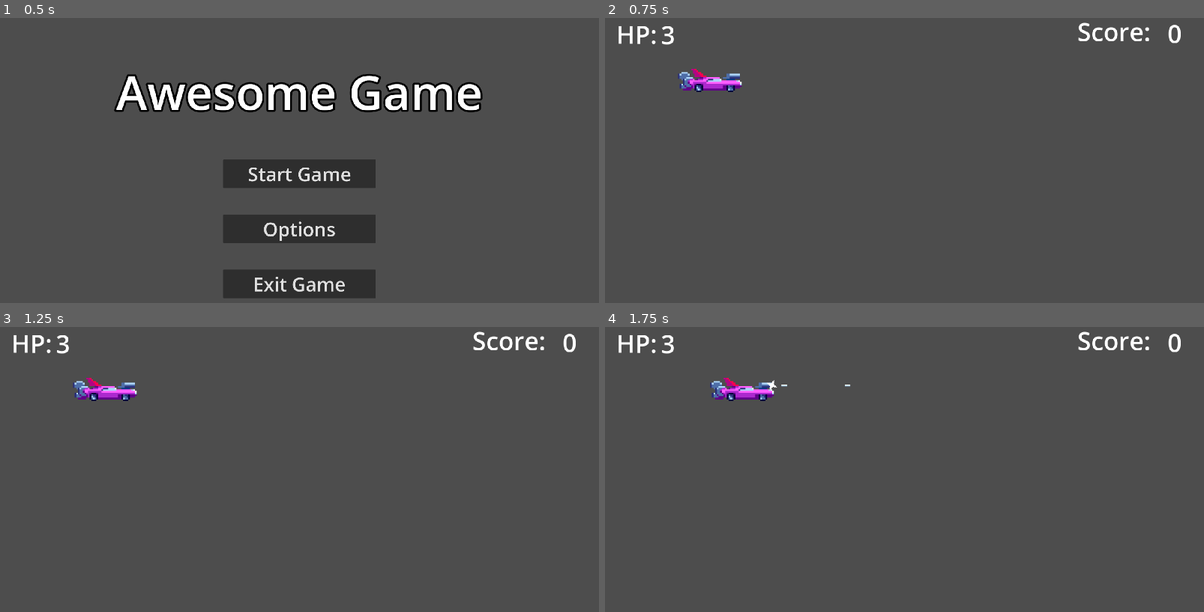
Above: before the commit, frames 1-4 (two rows, left to right).
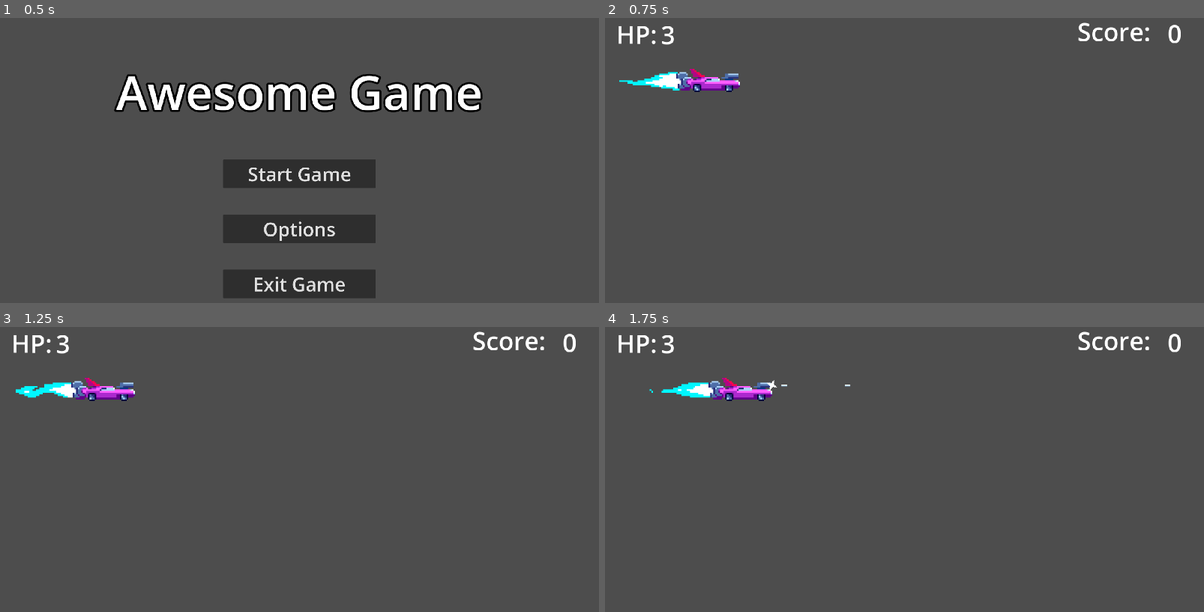
Above: after the commit, the same moments.

Repository: P0ddy/Project-Bentley
Game: Godot game, scene res://Scenes/Menu/main_menu.tscn
Two runs of this game, one before a commit and one after it. Both use one fixed random seed, a clock stepped at 60 frames per second and the inputs below.
Inputs:
- Up to frame 1 (0.5 s): no input
- Up to frame 2 (0.75 s): click "Start Game" at 0.5 s
- Up to frame 3 (1.25 s): no input
- Up to frame 4 (1.75 s): hold D (right) from 1.28 s (still down); hold Space (shoot) from 1.28 s (still down)

Frame 1 is identical in both runs. In frame 2, 0.6% of the frame differs, in the area x 2-23%, y 17-26%; in frame 3, 0.6%; in frame 4, 0.6%.

Commit message:
Adding DamageEffect for Player

Diff:
--- a/Scenes/MainScene/enemy.tscn
+++ b/Scenes/MainScene/enemy.tscn
@@ -113,7 +113,7 @@
 sprite_frames = SubResource("SpriteFrames_kso04")
 animation = &"Idle"
 autoplay = "Idle"
-frame_progress = 0.418176
+frame_progress = 0.0795094
 
 [node name="Spawnpos" type="Marker2D" parent="."]
 position = Vector2(-63, 30)
--- a/Scenes/MainScene/player.gd
+++ b/Scenes/MainScene/player.gd
@@ -5,6 +5,7 @@
 
 @onready var spawnpos = $SpawnPosition
 @onready var muzzleflash = $MuzzleFlashAnimation
+@onready var car_sprite = $AnimatedSprite
 
 const ACCELERATION = 1000
 const FRICTION = 600
@@ -56,6 +57,14 @@
 func player_hit():
 	health -= 1
 	Global.health -= 1
+
+
+	$AnimatedSprite.modulate = Color.DARK_RED
+	await get_tree().create_timer(0.1).timeout
+	$AnimatedSprite.modulate = Color.WHITE
+
+
+
 	if health == 0:
 		get_tree().change_scene_to_file("res://Scenes/Menu/game_over.tscn")
 		queue_free()
--- a/Scenes/MainScene/player.tscn
+++ b/Scenes/MainScene/player.tscn
@@ -1,12 +1,69 @@
-[gd_scene load_steps=8 format=3 uid="uid://bffmd8v2aatj"]
+[gd_scene load_steps=26 format=3 uid="uid://bffmd8v2aatj"]
 
 [ext_resource type="Script" path="res://Scenes/MainScene/player.gd" id="1_u2hrs"]
 [ext_resource type="Texture2D" uid="uid://bqroux18ckpri" path="res://Assets/Cars/StandardCar/Car1-driving-idle-Shee-WITHOUT-FLAMEt.png" id="2_acln5"]
 [ext_resource type="Texture2D" uid="uid://0y15fyppumw6" path="res://Assets/muzzle3.png" id="3_fca2x"]
+[ext_resource type="Texture2D" uid="uid://dp0lapmy514bb" path="res://Assets/Cars/StandardCar/Car1-driving-idle-Sheet-FLAME-ONLY.png" id="3_rrcaj"]
+
+[sub_resource type="AtlasTexture" id="AtlasTexture_fidsd"]
+atlas = ExtResource("2_acln5")
+region = Rect2(0, 0, 74, 14)
+
+[sub_resource type="AtlasTexture" id="AtlasTexture_a28w1"]
+atlas = ExtResource("2_acln5")
+region = Rect2(74, 0, 74, 14)
+
+[sub_resource type="AtlasTexture" id="AtlasTexture_d1ajh"]
+atlas = ExtResource("2_acln5")
+region = Rect2(148, 0, 74, 14)
+
+[sub_resource type="AtlasTexture" id="AtlasTexture_bl1uc"]
+atlas = ExtResource("2_acln5")
+region = Rect2(222, 0, 74, 14)
+
+[sub_resource type="AtlasTexture" id="AtlasTexture_hcs4y"]
+atlas = ExtResource("2_acln5")
+region = Rect2(296, 0, 74, 14)
+
+[sub_resource type="AtlasTexture" id="AtlasTexture_oebgn"]
+atlas = ExtResource("2_acln5")
+region = Rect2(370, 0, 74, 14)
+
+[sub_resource type="AtlasTexture" id="AtlasTexture_li5d4"]
+atlas = ExtResource("2_acln5")
+region = Rect2(444, 0, 74, 14)
+
+[sub_resource type="AtlasTexture" id="AtlasTexture_1nikb"]
+atlas = ExtResource("2_acln5")
+region = Rect2(518, 0, 74, 14)
 
 [sub_resource type="SpriteFrames" id="SpriteFrames_6cuff"]
 animations = [{
-"frames": [],
+"frames": [{
+"duration": 1.0,
+"texture": SubResource("AtlasTexture_fidsd")
+}, {
+"duration": 1.0,
+"texture": SubResource("AtlasTexture_a28w1")
+}, {
+"duration": 1.0,
+"texture": SubResource("AtlasTexture_d1ajh")
+}, {
+"duration": 1.0,
+"texture": SubResource("AtlasTexture_bl1uc")
+}, {
+"duration": 1.0,
+"texture": SubResource("AtlasTexture_hcs4y")
+}, {
+"duration": 1.0,
+"texture": SubResource("AtlasTexture_oebgn")
+}, {
+"duration": 1.0,
+"texture": SubResource("AtlasTexture_li5d4")
+}, {
+"duration": 1.0,
+"texture": SubResource("AtlasTexture_1nikb")
+}],
 "loop": true,
 "name": &"Idle",
 "speed": 5.0
@@ -48,21 +105,81 @@
 "MuzzleFlash": SubResource("Animation_twe1a")
 }
 
+[sub_resource type="AtlasTexture" id="AtlasTexture_6p4rg"]
+atlas = ExtResource("3_rrcaj")
+region = Rect2(0, 0, 74, 14)
+
+[sub_resource type="AtlasTexture" id="AtlasTexture_rbfef"]
+atlas = ExtResource("3_rrcaj")
+region = Rect2(74, 0, 74, 14)
+
+[sub_resource type="AtlasTexture" id="AtlasTexture_5cbku"]
+atlas = ExtResource("3_rrcaj")
+region = Rect2(148, 0, 74, 14)
+
+[sub_resource type="AtlasTexture" id="AtlasTexture_o7wku"]
+atlas = ExtResource("3_rrcaj")
+region = Rect2(222, 0, 74, 14)
+
+[sub_resource type="AtlasTexture" id="AtlasTexture_iiqha"]
+atlas = ExtResource("3_rrcaj")
+region = Rect2(296, 0, 74, 14)
+
+[sub_resource type="AtlasTexture" id="AtlasTexture_xhk85"]
+atlas = ExtResource("3_rrcaj")
+region = Rect2(370, 0, 74, 14)
+
+[sub_resource type="AtlasTexture" id="AtlasTexture_nyr8b"]
+atlas = ExtResource("3_rrcaj")
+region = Rect2(444, 0, 74, 14)
+
+[sub_resource type="AtlasTexture" id="AtlasTexture_blgvn"]
+atlas = ExtResource("3_rrcaj")
+region = Rect2(518, 0, 74, 14)
+
+[sub_resource type="SpriteFrames" id="SpriteFrames_vecvy"]
+animations = [{
+"frames": [{
+"duration": 1.0,
+"texture": SubResource("AtlasTexture_6p4rg")
+}, {
+"duration": 1.0,
+"texture": SubResource("AtlasTexture_rbfef")
+}, {
+"duration": 1.0,
+"texture": SubResource("AtlasTexture_5cbku")
+}, {
+"duration": 1.0,
+"texture": SubResource("AtlasTexture_o7wku")
+}, {
+"duration": 1.0,
+"texture": SubResource("AtlasTexture_iiqha")
+}, {
+"duration": 1.0,
+"texture": SubResource("AtlasTexture_xhk85")
+}, {
+"duration": 1.0,
+"texture": SubResource("AtlasTexture_nyr8b")
+}, {
+"duration": 1.0,
+"texture": SubResource("AtlasTexture_blgvn")
+}],
+"loop": true,
+"name": &"Idle",
+"speed": 5.0
+}]
+
 [node name="Player" type="CharacterBody2D" groups=["Player"]]
 position = Vector2(338, 182)
 motion_mode = 1
 script = ExtResource("1_u2hrs")
 
-[node name="SpaceCar" type="Sprite2D" parent="."]
-position = Vector2(-4.46429, 37.25)
+[node name="AnimatedSprite" type="AnimatedSprite2D" parent="."]
+position = Vector2(-209, 37)
 scale = Vector2(10.75, 10.75)
-texture = ExtResource("2_acln5")
-region_enabled = true
-region_rect = Rect2(36, 0, 38, 14)
-
-[node name="AnimatedSprite" type="AnimatedSprite2D" parent="SpaceCar"]
 sprite_frames = SubResource("SpriteFrames_6cuff")
 animation = &"Idle"
+autoplay = "Idle"
 
 [node name="CollisionShape2D" type="CollisionShape2D" parent="."]
 position = Vector2(-5, 43.5)
@@ -88,4 +205,11 @@
 "": SubResource("AnimationLibrary_xilsa")
 }
 
+[node name="FlameSprite" type="AnimatedSprite2D" parent="."]
+position = Vector2(-209, 37)
+scale = Vector2(10.75, 10.75)
+sprite_frames = SubResource("SpriteFrames_vecvy")
+animation = &"Idle"
+autoplay = "Idle"
+
 [connection signal="timeout" from="AttackSpeedTimer" to="." method="_on_attack_speed_timer_timeout"]
